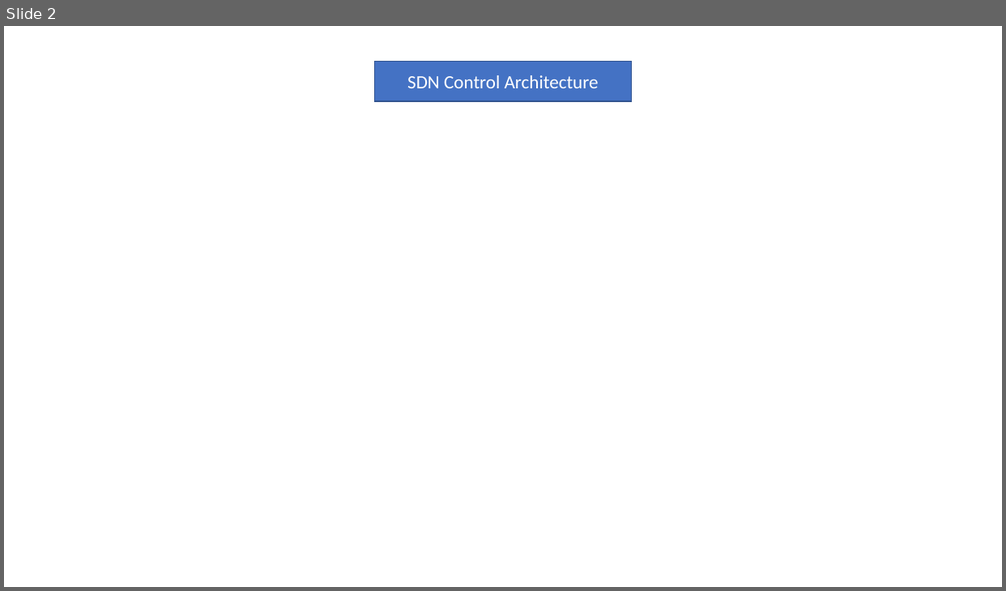
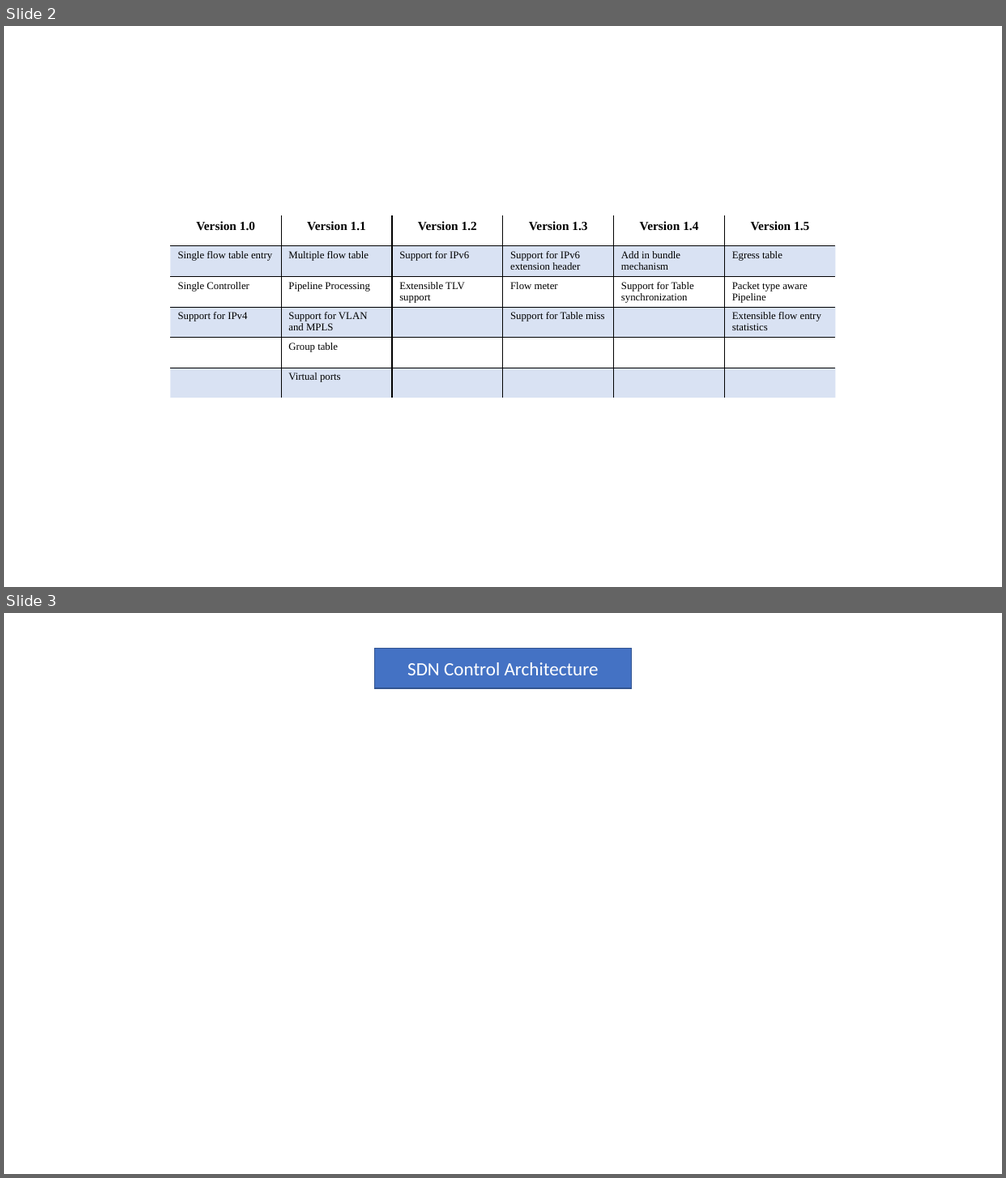
Before and after one commit to harshal-vaze/Software-Defined-Networking-with-ONOS, a slide deck: Content/Diagrams.pptx. Shown one above the other, each under a label of ours: slide 2 before the commit, slides 2 and 3 after it. The pictures are 1006x591 and 1006x1178 pixels, drawn with LibreOffice and Linux fonts; fonts in the diff are those of the drawing. Boxes give left, top, right and bottom in pixels: in the first picture for what was removed or moved away, otherwise in the second. Text is boxed around its words. In the diff, an @@ line names an element or a change of style, - is before the commit and + after.

```diff
--- a/Content/Diagrams.pptx
+++ b/Content/Diagrams.pptx
@@ slide 2 added at (4, 26, 1002, 587), background #FFFFFF @@
@@ table added at (170, 216, 835, 404), 6 rows, 6 columns @@
+Version 1.0 | Version 1.1 | Version 1.2 | Version 1.3 | Version 1.4 | Version 1.5
+Single flow table entry | Multiple flow table | Support for IPv6 | Support for IPv6 extension header | Add in bundle mechanism | Egress table
+Single Controller | Pipeline Processing | Extensible TLV support | Flow meter | Support for Table synchronization | Packet type aware Pipeline
+Support for IPv4 | Support for VLAN and MPLS |  | Support for Table miss |  | Extensible flow entry statistics
+ | Group table |  |  |  | 
+ | Virtual ports |  |  |  | 
@@ what was slide 2 is now slide 3 @@
```
Also in this commit, not shown: 3 other files.
